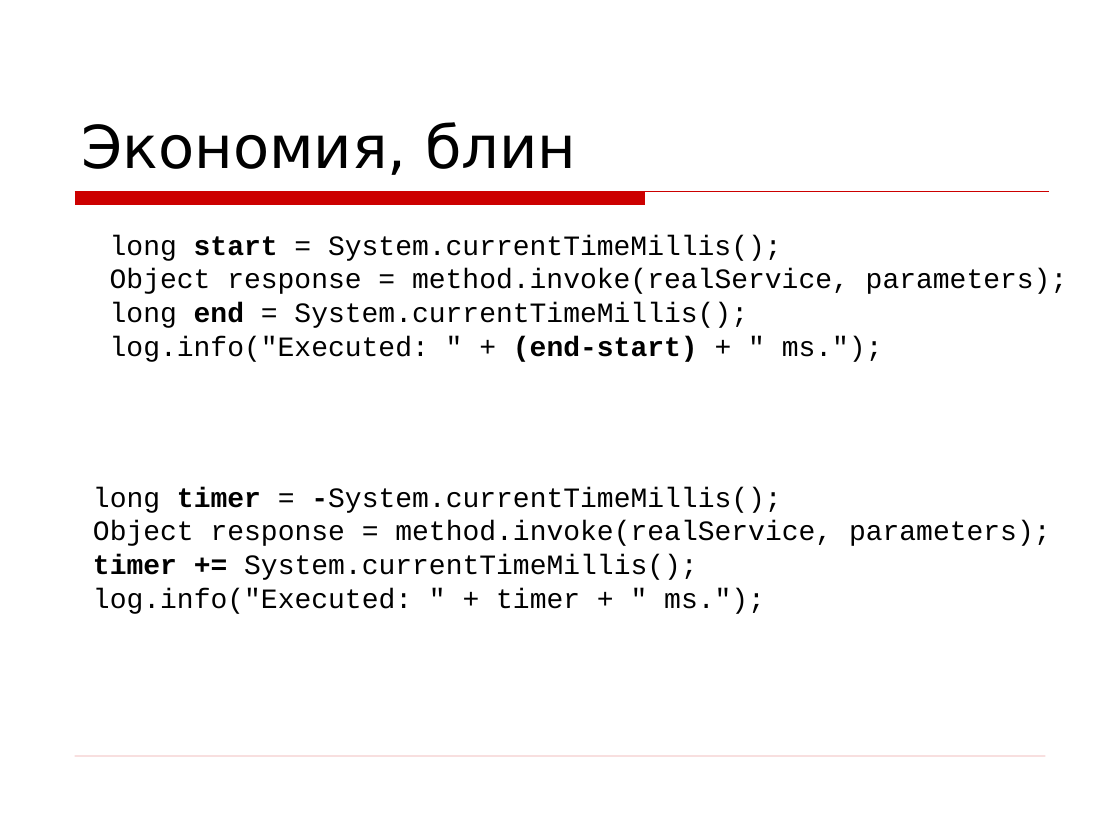
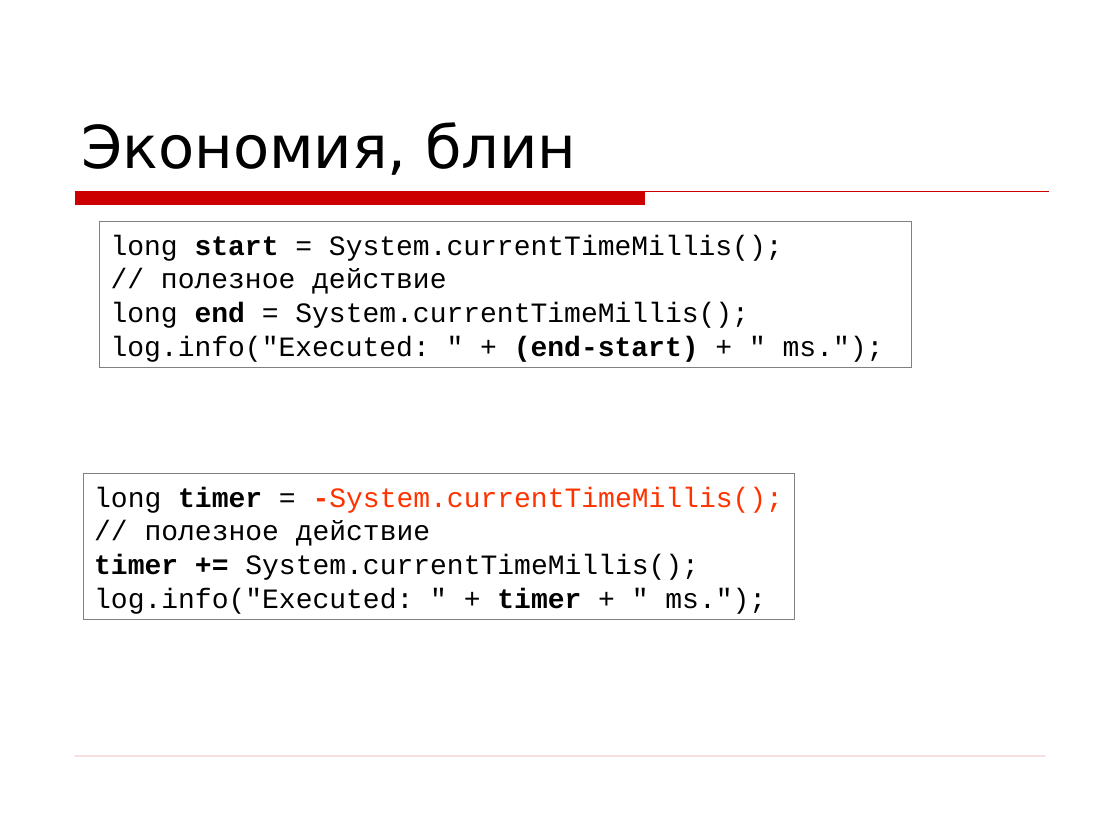
Before and after one commit to asolntsev/presentations, a slide deck: slide 30 of wtf-code/WTF_code.devclub.ru.ppt (slide 32 before the commit). Drawn at 1120x840 pixels with LibreOffice and Linux fonts; fonts in the diff are those of the drawing; background and template pictures are left out. Boxes give left, top, right and bottom in pixels: in the first picture for what was removed or moved away, otherwise in the second. Text is boxed around its words. In the diff, an @@ line names an element or a change of style, - is before the commit and + after.

```diff
--- a/wtf-code/WTF_code.devclub.ru.ppt
+++ b/wtf-code/WTF_code.devclub.ru.ppt
@@ rectangle "long start = System.currentTimeMillis(); // ...": place and size @@
-rectangle "long start = System.currentTimeMillis(); // ..." at box(110, 235, 1068, 362)
+rectangle "long start = System.currentTimeMillis(); // ..." at box(100, 222, 912, 367)
@@ rectangle "long start = System.currentTimeMillis(); // ..." at box(100, 222, 912, 367): fill none to #FFFFFF; outline none to #808080 0.74 pt @@
@@ text in rectangle at box(111, 235, 884, 362): text changed @@
-long start = System.currentTimeMillis();
-Object response = method.invoke(realService, parameters);
-long end = System.currentTimeMillis();
-log.info("Executed: " + (end-start) + " ms.");
+long start = System.currentTimeMillis();
+// полезное действие
+long end = System.currentTimeMillis();
+log.info("Executed: " + (end-start) + " ms.");
@@ rectangle "long timer = -System.currentTimeMillis(); // ..." at box(83, 474, 794, 619): fill none to #FFFFFF; outline none to #808080 0.74 pt @@
@@ rectangle "long timer = -System.currentTimeMillis(); // ...": place and size @@
-rectangle "long timer = -System.currentTimeMillis(); // ..." at box(93, 487, 1051, 614)
+rectangle "long timer = -System.currentTimeMillis(); // ..." at box(83, 474, 794, 619)
@@ text in rectangle at box(94, 487, 783, 614): text changed @@
-long timer = -System.currentTimeMillis();
-Object response = method.invoke(realService, parameters);
-timer += System.currentTimeMillis();
-log.info("Executed: " + timer + " ms.");
+long timer = -System.currentTimeMillis();
+// полезное действие
+timer += System.currentTimeMillis();
+log.info("Executed: " + timer + " ms.");
```
Also in this commit, not shown: 12 other slides changed, 5 slides added, 2 slides removed.
